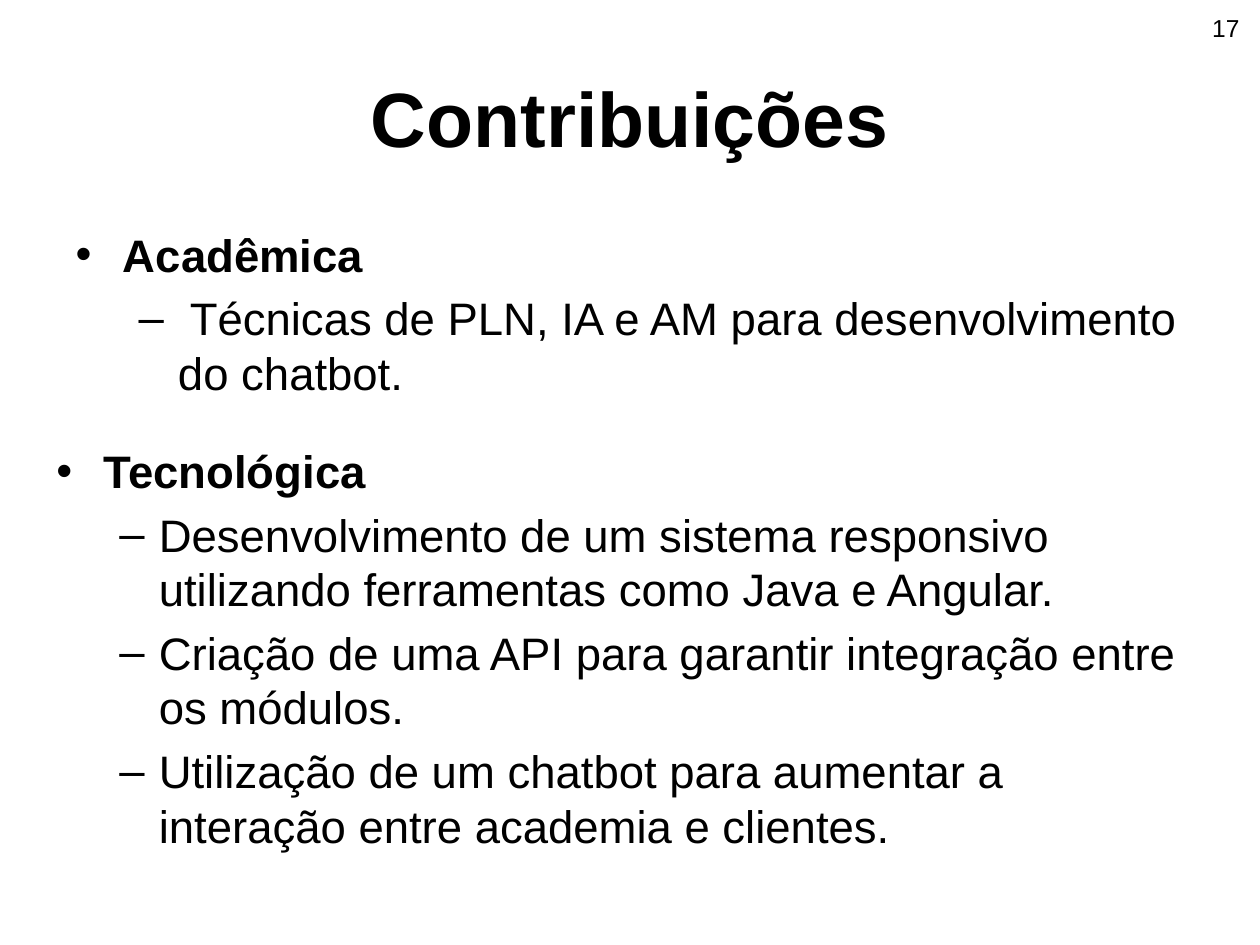
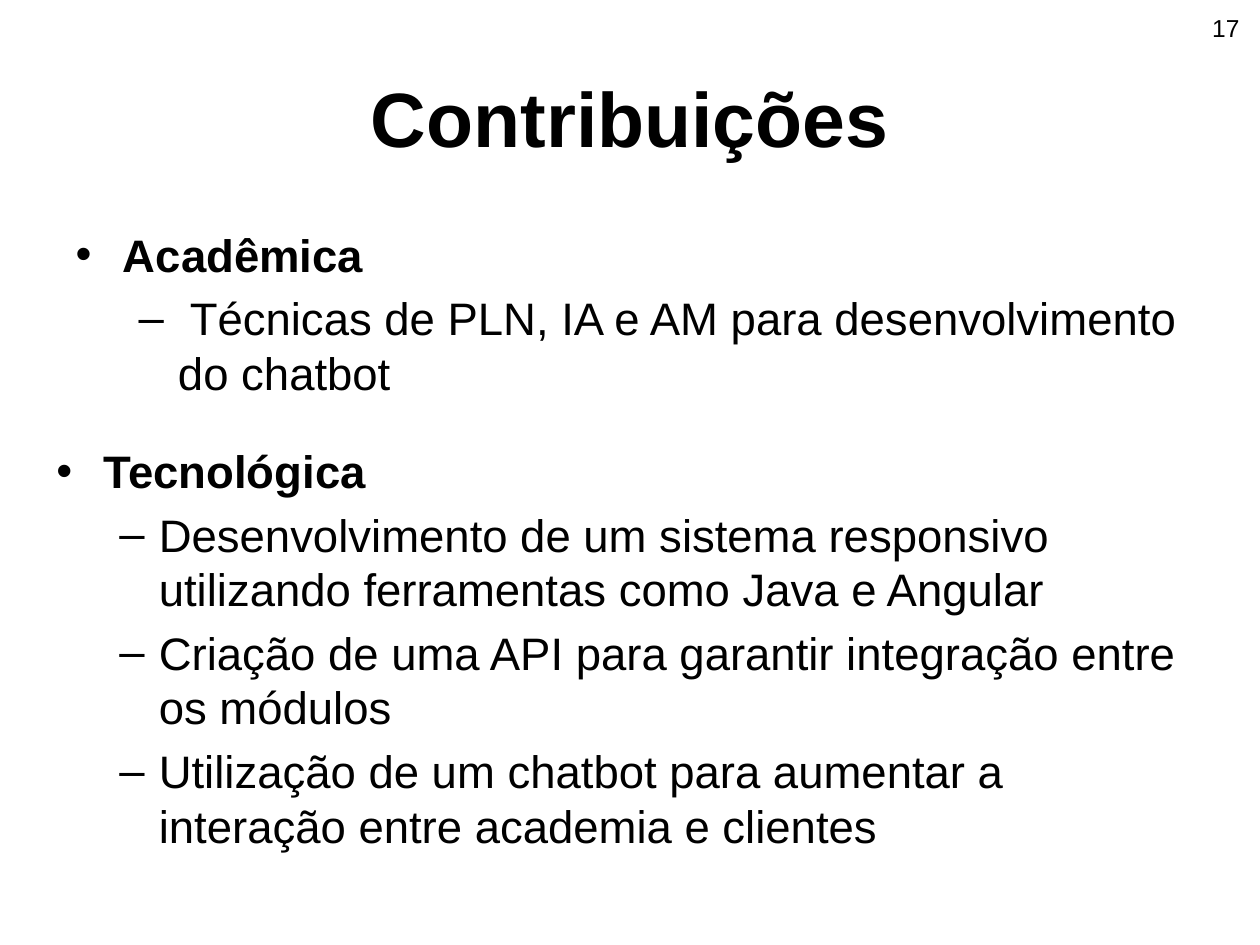
Before and after one commit to nicole-bauchspiess/TCC1, a slide deck: slide 17 of Apresentação Pré-projeto-BCC - Copia.pptx. Drawn at 1260x945 pixels with LibreOffice and Linux fonts; fonts in the diff are those of the drawing; background and template pictures are left out. Boxes give left, top, right and bottom in pixels: in the first picture for what was removed or moved away, otherwise in the second. Text is boxed around its words. In the diff, an @@ line names an element or a change of style, - is before the commit and + after.

```diff
--- a/Apresentação Pré-projeto-BCC - Copia.pptx
+++ b/Apresentação Pré-projeto-BCC - Copia.pptx
@@ text at (178,301,1175,391): text changed @@
-  – Técnicas de PLN, IA e AM para desenvolvimento do chatbot.
+  – Técnicas de PLN, IA e AM para desenvolvimento do chatbot
@@ text at (159,519,1175,852): text changed @@
-  – Desenvolvimento de um sistema responsivo utilizando ferramentas como Java e Angular.
-  – Criação de uma API para garantir integração entre os módulos.
-  – Utilização de um chatbot para aumentar a interação entre academia e clientes.
+  – Desenvolvimento de um sistema responsivo utilizando ferramentas como Java e Angular
+  – Criação de uma API para garantir integração entre os módulos
+  – Utilização de um chatbot para aumentar a interação entre academia e clientes
```
Also in this commit, not shown: 6 other slides changed, 3 slides added, 11 other files.
